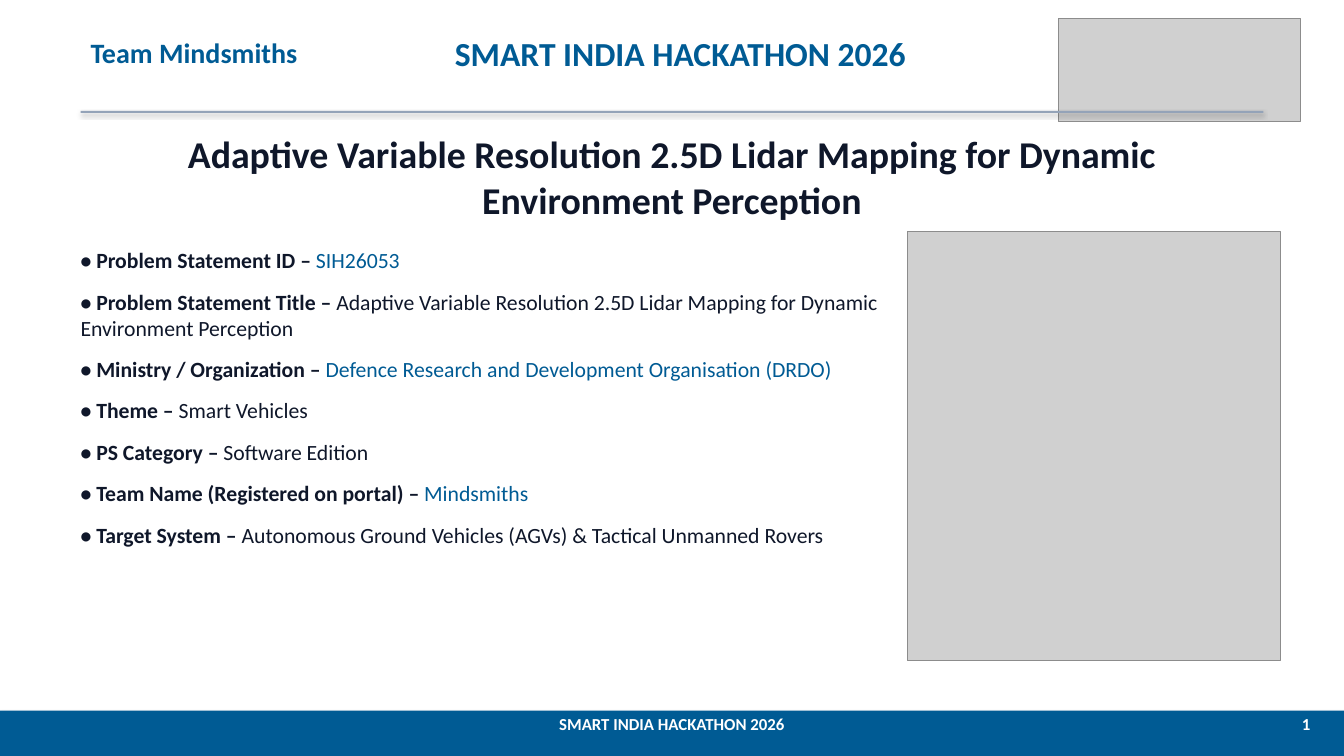
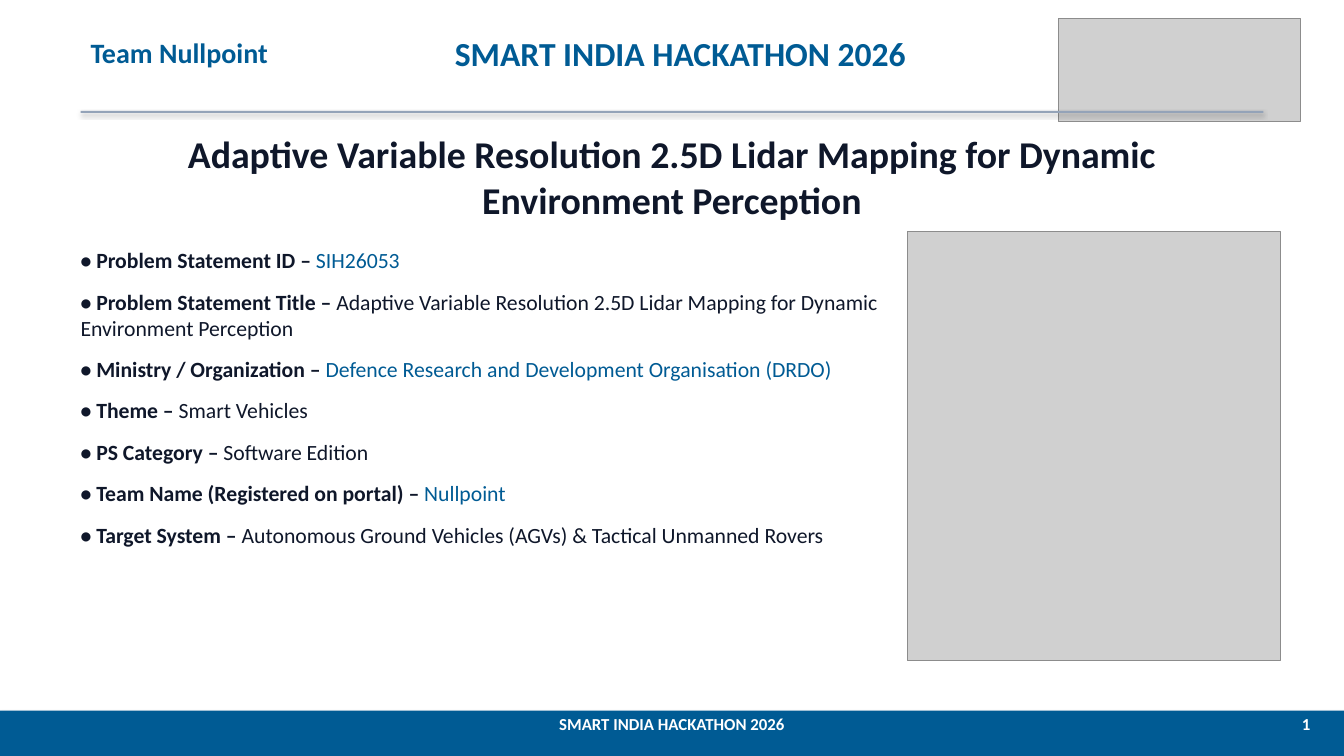
Before and after one commit to MANAV0060/SIH-PROJECT, a slide deck: slide 1 of SIH26053_LiDAR_Mapping_Master_Submission.pptx. Drawn at 1344x756 pixels with LibreOffice and Linux fonts; fonts in the diff are those of the drawing; grey boxes stand for pictures. Boxes give left, top, right and bottom in pixels: in the first picture for what was removed or moved away, otherwise in the second. Text is boxed around its words. In the diff, an @@ line names an element or a change of style, - is before the commit and + after.

Commit message:
Update team name to Nullpoint in presentation, previews, and master report

```diff
--- a/SIH26053_LiDAR_Mapping_Master_Submission.pptx
+++ b/SIH26053_LiDAR_Mapping_Master_Submission.pptx
@@ text at (91, 43, 268, 68): text changed @@
-Team Mindsmiths
+Team Nullpoint
@@ text at (96, 485, 506, 505): text changed @@
-• Team Name (Registered on portal) – Mindsmiths
+• Team Name (Registered on portal) – Nullpoint
```
Also in this commit, not shown: 3 other files.
